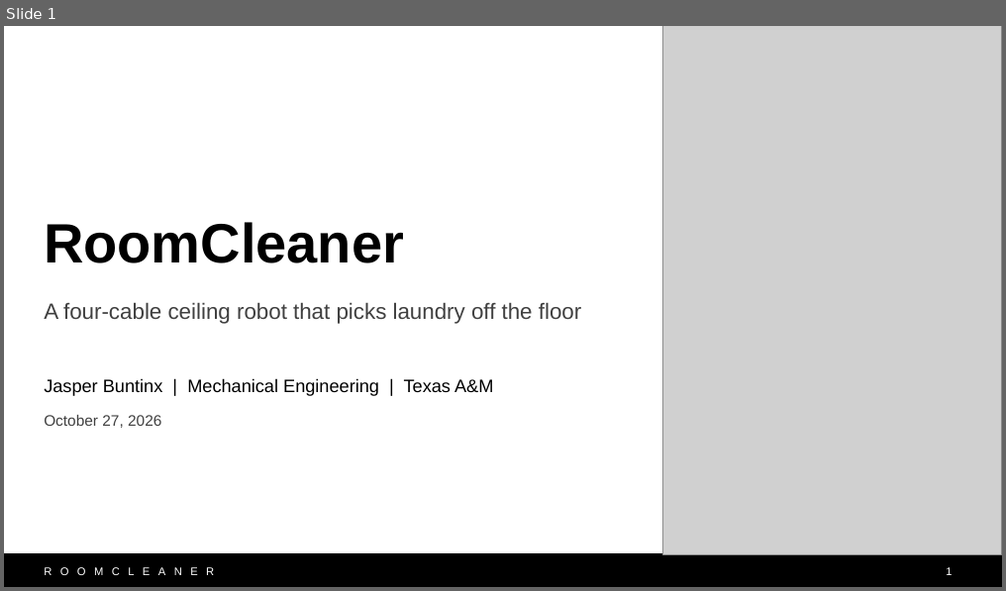
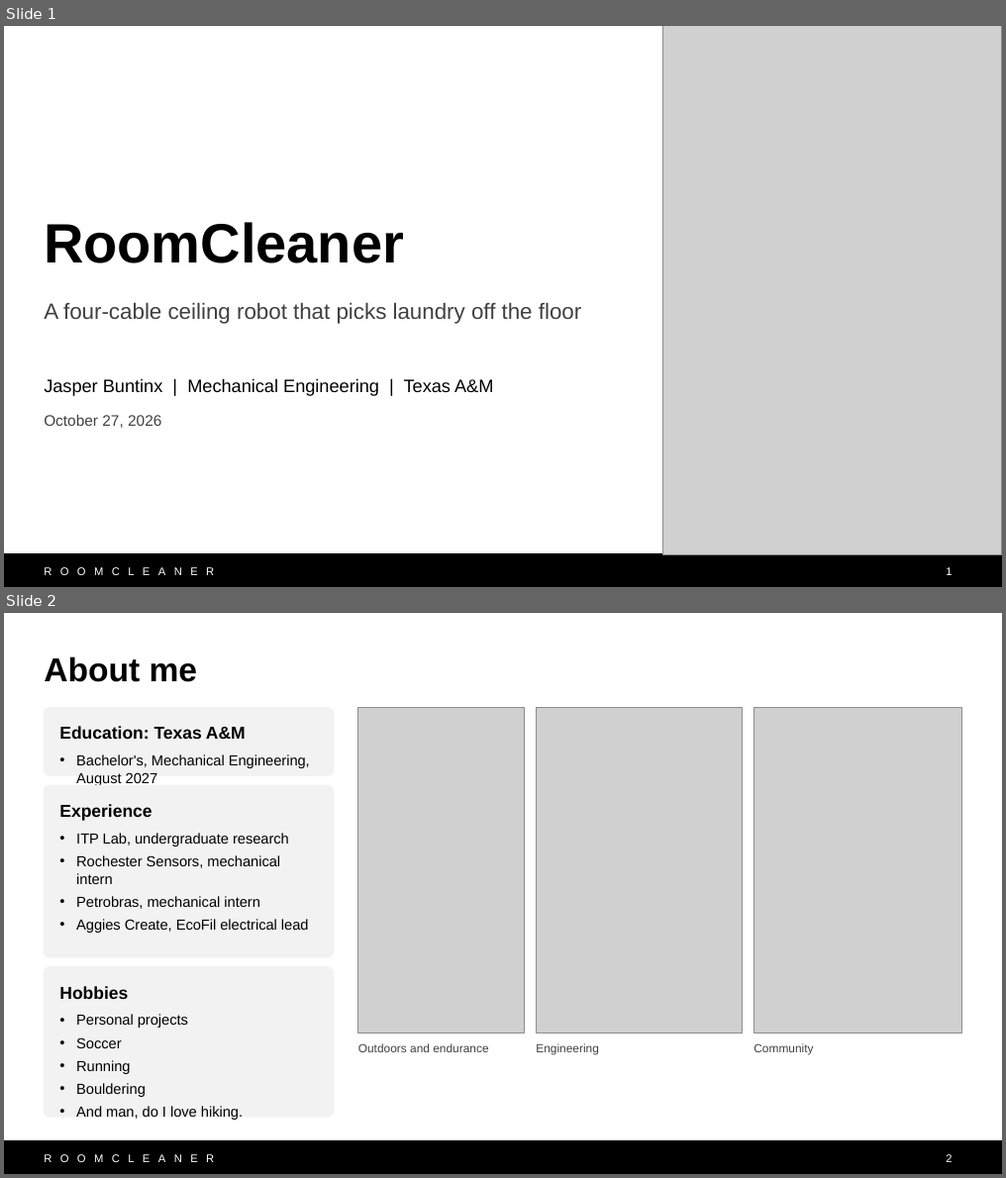
Before and after one commit to Jaspario1199/RoomCleaner, a slide deck: docs/presentation/deck_v10/RoomCleaner_Buntinx_v10.pptx. Shown one above the other, each under a label of ours: slide 1 before the commit, slides 1 and 2 after it. The pictures are 1006x591 and 1006x1178 pixels, drawn with LibreOffice and Linux fonts; fonts in the diff are those of the drawing; grey boxes stand for pictures. Boxes give left, top, right and bottom in pixels: in the first picture for what was removed or moved away, otherwise in the second. Text is boxed around its words. In the diff, an @@ line names an element or a change of style, - is before the commit and + after.

```diff
--- a/docs/presentation/deck_v10/RoomCleaner_Buntinx_v10.pptx
+++ b/docs/presentation/deck_v10/RoomCleaner_Buntinx_v10.pptx
@@ slide 2 added at box(4, 613, 1002, 1174), background #FFFFFF; not listed: 2 template elements that a slide beside it also shows @@
@@ title added at box(44, 657, 198, 682), 24 pt, text #000000, bold @@
+About me
@@ rounded rectangle added at box(44, 708, 334, 775), fill #F2F2F2, outline #F2F2F2 1 pt @@
@@ text added at box(59, 726, 246, 739), 12.5 pt, text #000000, bold @@
+Education: Texas A&M
@@ picture added at box(358, 708, 524, 1033) @@
@@ picture added at box(536, 708, 742, 1033) @@
@@ picture added at box(753, 708, 962, 1033) @@
@@ text added at box(76, 755, 310, 785), 10.5 pt, text #000000 @@
+• Bachelor's, Mechanical Engineering, August 2027
@@ rounded rectangle added at box(44, 785, 334, 958), fill #F2F2F2, outline #F2F2F2 1 pt @@
@@ text added at box(59, 804, 152, 821), 12.5 pt, text #000000, bold @@
+Experience
@@ text added at box(76, 833, 309, 933), 10.5 pt, text #000000 @@
+• ITP Lab, undergraduate research
+• Rochester Sensors, mechanical intern
+• Petrobras, mechanical intern
+• Aggies Create, EcoFil electrical lead
@@ rounded rectangle added at box(44, 967, 334, 1117), fill #F2F2F2, outline #F2F2F2 1 pt @@
@@ text added at box(59, 986, 128, 999), 12.5 pt, text #000000, bold @@
+Hobbies
@@ text added at box(76, 1014, 243, 1120), 10.5 pt, text #000000 @@
+• Personal projects
+• Soccer
+• Running
+• Bouldering
+• And man, do I love hiking.
@@ text added at box(358, 1044, 488, 1053), 8.5 pt, text #404040 @@
+Outdoors and endurance
@@ text added at box(536, 1044, 599, 1056), 8.5 pt, text #404040 @@
+Engineering
@@ text added at box(753, 1044, 813, 1056), 8.5 pt, text #404040 @@
+Community
@@ page number added at box(945, 1155, 951, 1162), 8 pt, text #FFFFFF @@
+2
```
Also in this commit, not shown: 1 slide removed, 3 other files.
